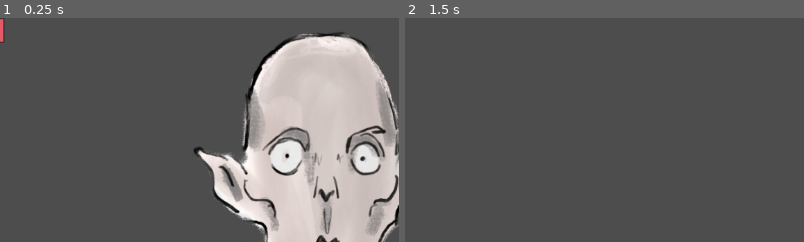
Above: before the commit, frames 1-2 (left to right).
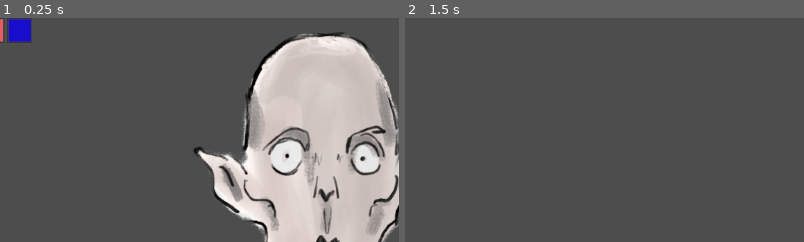
Above: after the commit, the same moments.

Repository: anshagarova/FAMU-Game-Jam-2026
Game: Godot game, scene res://Scenes/Play_as_player2.tscn
The game is run twice, just before and just after one commit, with the same random seed, the same clock (stepped at 60 frames per second) and the same inputs. This scene is started directly instead of the project's main scene.
Inputs (mouse positions are % of the whole screen's width and height, from its top left):
- Up to frame 1 (0.25 s): no input
- Up to frame 2 (1.5 s): click "Finish" at 0.5 s; tap Enter at 1.25 s; move the mouse to (72, 45) at 1.27 s; click (72, 45) at 1.42 s
The pictures show only the part of the screen within x 10-59%, y 0-50%; the shares and areas given below are measured in that part.

The runs differ from the first frame. In frame 1, 0.6% of the frame differs, in the area x 2-9%, y 0-12%; in frame 2, nothing differs.

Commit message:
one more color for the pallet

Diff:
--- a/Scripts/pallet.gd
+++ b/Scripts/pallet.gd
@@ -6,7 +6,8 @@
 @export var colors: Array[Color] = [
 	Color(0.78, 0.12, 0.22),
 	Color(0.55, 0.08, 0.25),
-	Color(0.90, 0.35, 0.40)
+	Color(0.90, 0.35, 0.40),
+	Color(0.10, 0.05, 0.80)
 ]
 
 var _active_index: int = 0
